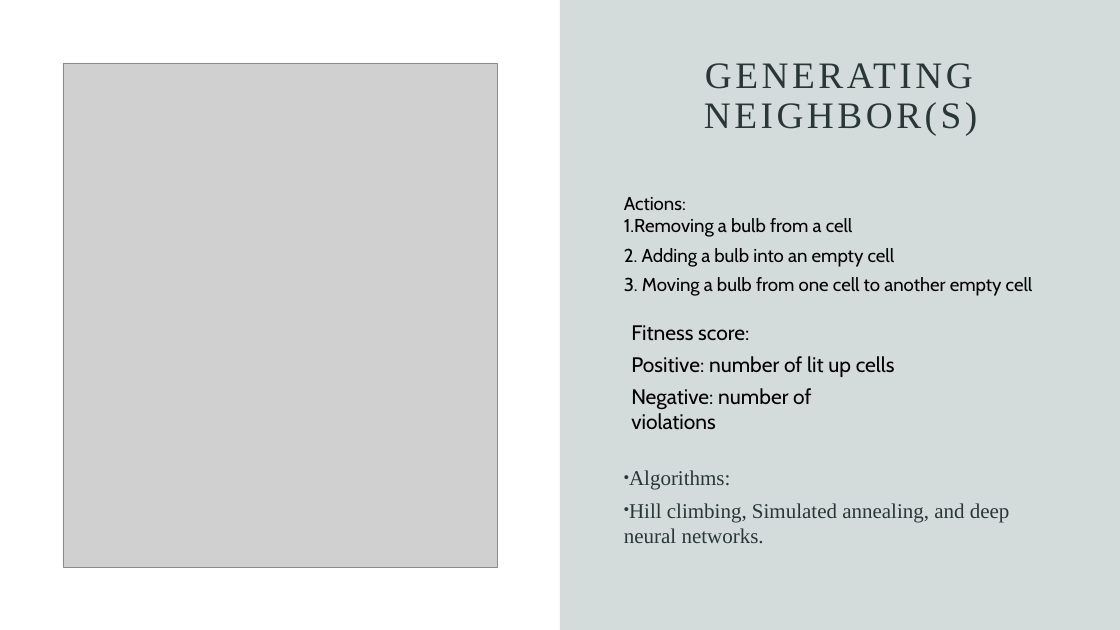
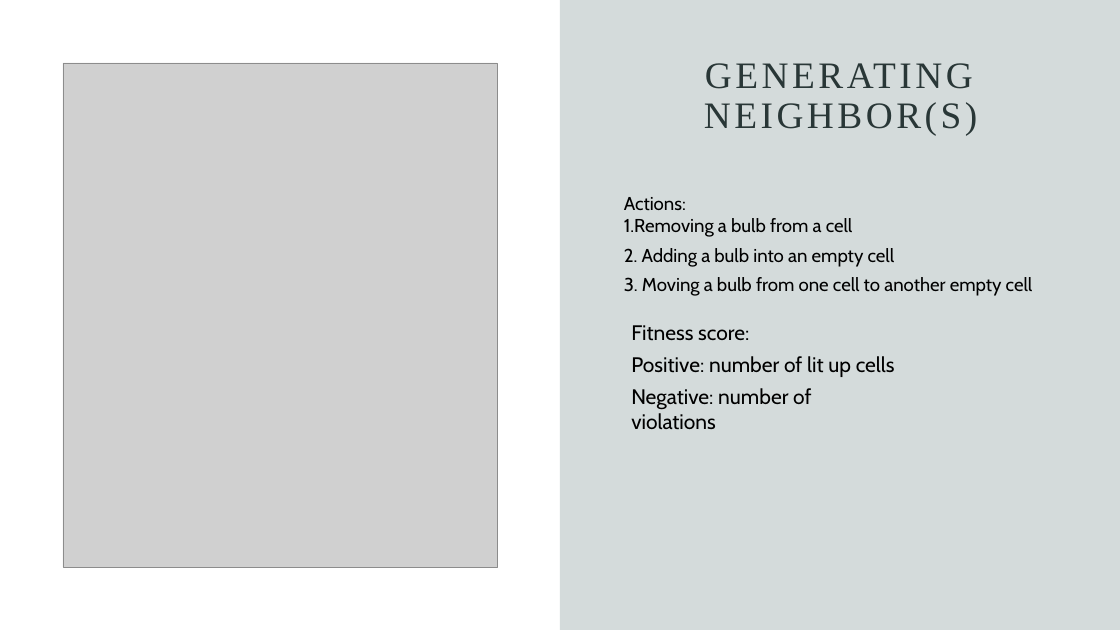
Before and after one commit to JSLBrowning/COMP-6606-Final-Project, a slide deck: slide 5 of Presentation/COMP6600_Final.pptx. Drawn at 1120x630 pixels with LibreOffice and Linux fonts; fonts in the diff are those of the drawing; grey boxes stand for pictures. Boxes give left, top, right and bottom in pixels: in the first picture for what was removed or moved away, otherwise in the second. Text is boxed around its words. In the diff, an @@ line names an element or a change of style, - is before the commit and + after.

Commit message:
Presentation

```diff
--- a/Presentation/COMP6600_Final.pptx
+++ b/Presentation/COMP6600_Final.pptx
@@ text removed at [624, 470, 1010, 543] @@
-• Algorithms:
-• Hill climbing, Simulated annealing, and deep neural networks.
```
